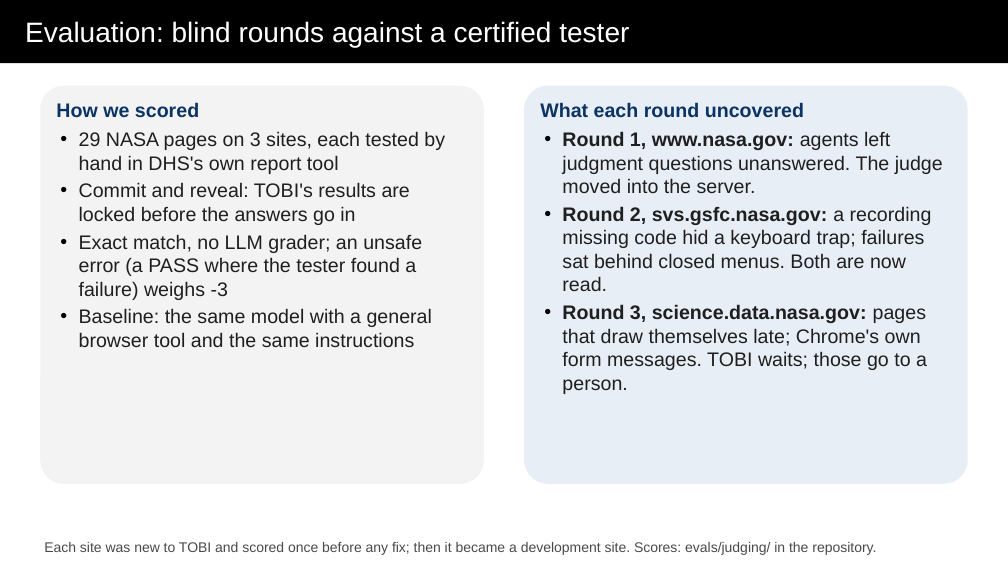
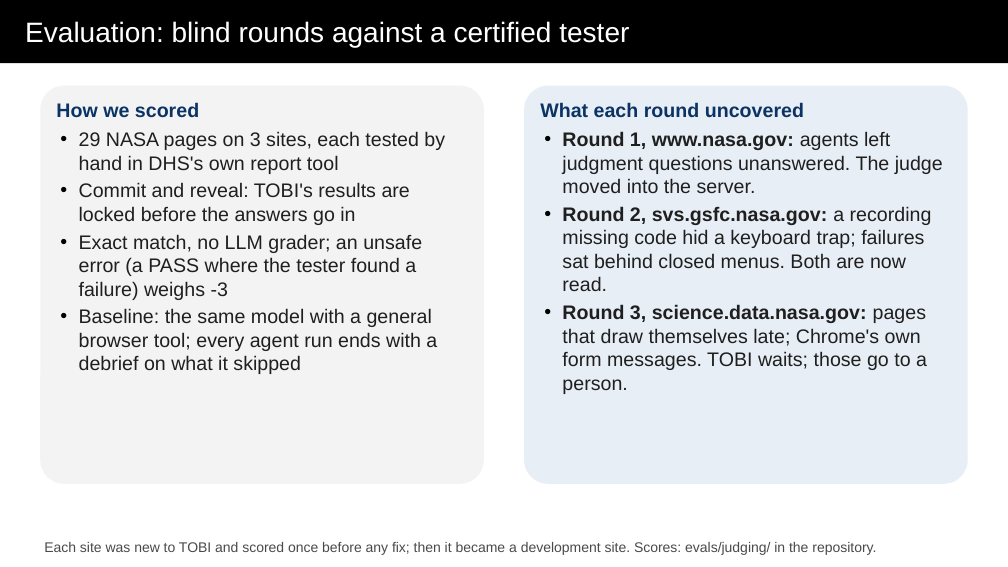
Before and after one commit to abbybowman/tobi508, a slide deck: slide 9 of docs/hackathon/out/TOBI-deck.pptx. Drawn at 1008x567 pixels with LibreOffice and Linux fonts; fonts in the diff are those of the drawing. Boxes give left, top, right and bottom in pixels: in the first picture for what was removed or moved away, otherwise in the second. Text is boxed around its words. In the diff, an @@ line names an element or a change of style, - is before the commit and + after.

```diff
--- a/docs/hackathon/out/TOBI-deck.pptx
+++ b/docs/hackathon/out/TOBI-deck.pptx
@@ text at [79,308,437,374]: text changed @@
-• Baseline: the same model with a general browser tool and the same instructions
+• Baseline: the same model with a general browser tool; every agent run ends with a debrief on what it skipped
```
Also in this commit, not shown: 3 other slides changed, 4 other files.
